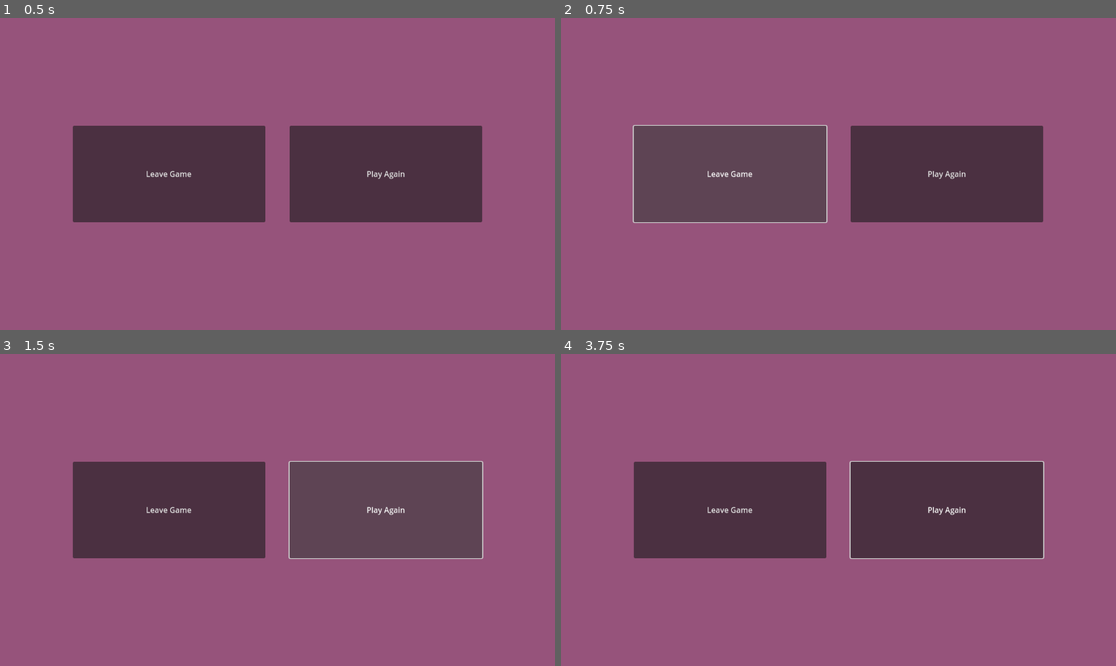
Above: before the commit, frames 1-4 (two rows, left to right).
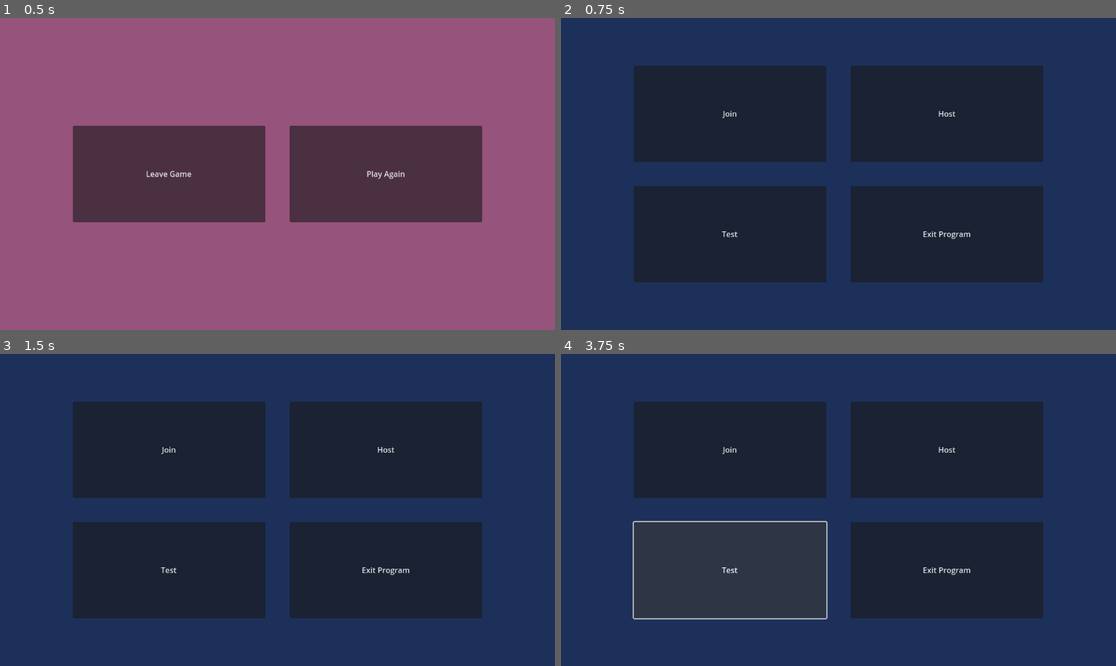
Above: after the commit, the same moments.

Repository: Luca-Umekubo/Product-Design
Game: Godot game, scene res://EndScreen.tscn
Same seed, same stepped clock (60 frames per second), same inputs: the game is played once before the commit and once after it. This scene is started directly instead of the project's main scene.
Inputs (mouse positions are in pixels of both pictures, inside the frame that each line leads up to):
- Up to frame 1 (0.5 s): no input
- Up to frame 2 (0.75 s): click "Leave Game" at 0.5 s
- Up to frame 3 (1.5 s): click (388, 510) at 1.25 s, where only the run before the commit has a clickable "Play Again"
- Up to frame 4 (3.75 s): click (949, 510) at 2 s, where only the run before the commit has a clickable "Play Again"; click (949, 510) at 2.75 s, where only the run before the commit has a clickable "Play Again"; click (727, 569) at 3.5 s, where only the run after the commit has a clickable "Test"

Frame 1 is identical in both runs. In frame 2, 100% of the frame differs, in the area x 0-100%, y 0-100%; in frame 3, 100%; in frame 4, 100%.

Commit message:
fixed endscreen functionality

Diff:
--- a/hyperballz/EndScreen.gd
+++ b/hyperballz/EndScreen.gd
@@ -3,8 +3,9 @@
 signal leave_pressed
 signal play_again_pressed
 
-func _on_Leave_Game_pressed():
-	emit_signal("leave_pressed")
+func _on_leave_game_pressed() -> void:
+	get_tree().change_scene_to_file("res://HomeScreen.tscn")
 
-func _on_Play_Again_pressed():
-	emit_signal("play_again_pressed")
+
+func _on_play_again_pressed() -> void:
+	get_tree().change_scene_to_file("res://LobbySelector.tscn")
--- a/hyperballz/EndScreen.tscn
+++ b/hyperballz/EndScreen.tscn
@@ -1,6 +1,6 @@
 [gd_scene load_steps=2 format=3 uid="uid://c1hefu2hu2scu"]
 
-[ext_resource type="Script" uid="uid://djfp6v5a27ll5" path="res://scenes/EndScreen.gd" id="1_qfurf"]
+[ext_resource type="Script" uid="uid://djfp6v5a27ll5" path="res://EndScreen.gd" id="1_qfurf"]
 
 [node name="Control" type="Control"]
 layout_mode = 3
@@ -45,3 +45,6 @@
 custom_minimum_size = Vector2(400, 200)
 layout_mode = 2
 text = "Play Again"
+
+[connection signal="pressed" from="GridContainer/Leave Game" to="." method="_on_leave_game_pressed"]
+[connection signal="pressed" from="GridContainer/Play Again" to="." method="_on_play_again_pressed"]
--- a/hyperballz/HomeScreen.tscn
+++ b/hyperballz/HomeScreen.tscn
@@ -1,10 +1,10 @@
-[gd_scene load_steps=3 format=3 uid="uid://g3pvsbw6kejk"]
+[gd_scene load_steps=3 format=3 uid="uid://be58hb6slwrqa"]
 
 [ext_resource type="Script" uid="uid://clor0xnhydlf4" path="res://home_screen.gd" id="1_wmn14"]
 
 [sub_resource type="Theme" id="Theme_xvoux"]
 
-[node name="Control" type="Control"]
+[node name="Control3" type="Control"]
 layout_mode = 3
 anchors_preset = 15
 anchor_right = 1.0
